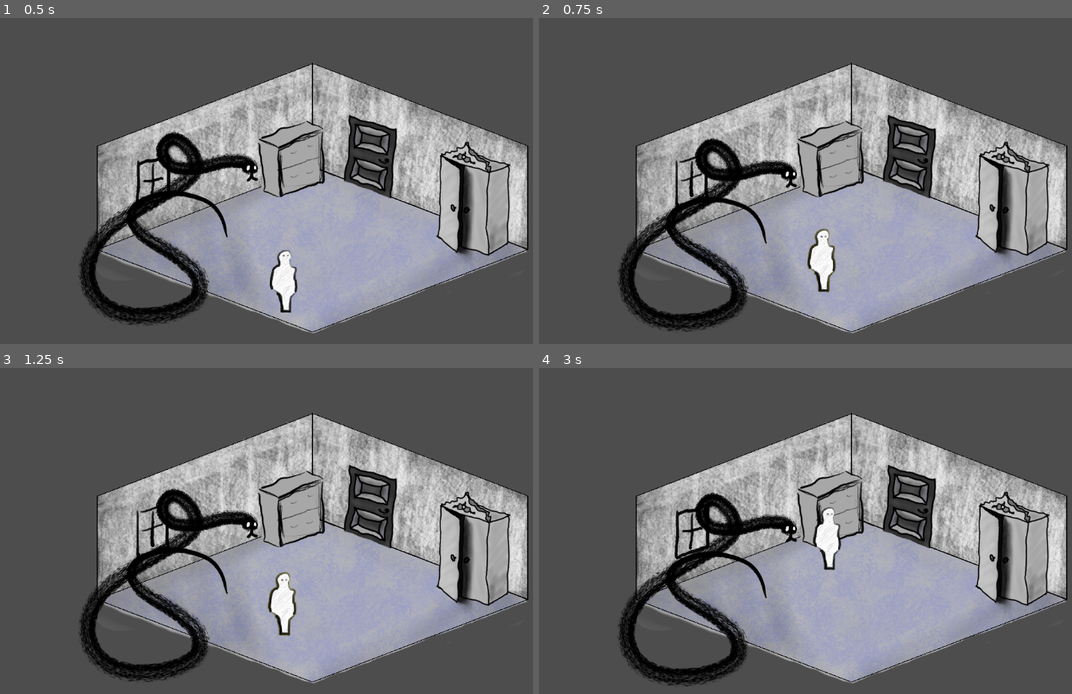
Above: before the commit, frames 1-4 (two rows, left to right).
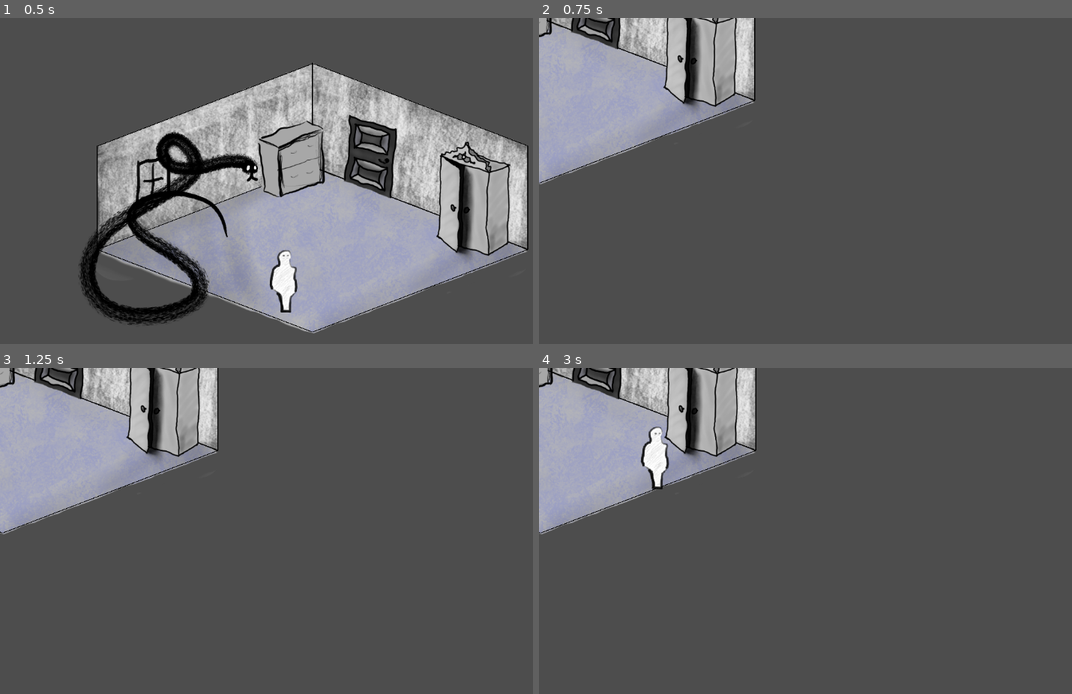
Above: after the commit, the same moments.

Repository: AndreasBurbach/GGJ_MyMask
Game: Godot game, scene res://test_room.tscn
Two runs of this game, one before a commit and one after it. Both use one fixed random seed, a clock stepped at 60 frames per second and the inputs below. This scene is started directly instead of the project's main scene.
Inputs (mouse positions are in pixels of both pictures, inside the frame that each line leads up to):
- Up to frame 1 (0.5 s): no input
- Up to frame 2 (0.75 s): move the mouse to (821, 282) at 0.52 s; press the mouse at (821, 282) at 0.53 s
- Up to frame 3 (1.25 s): no input
- Up to frame 4 (3 s): move the mouse to (1018, 586) at 1.27 s; release the mouse at (1018, 586) at 1.28 s; click (1018, 586) at 1.35 s; move the mouse to (656, 485) at 2.02 s; press the mouse at (656, 485) at 2.03 s; move the mouse to (869, 537) at 2.77 s; release the mouse at (869, 537) at 2.78 s; click (869, 537) at 2.85 s

Frame 1 is identical in both runs. In frame 2, 62% of the frame differs, in the area x 0-100%, y 0-97%; in frame 3, 62%; in frame 4, 62%.

Commit message:
fix cover

Diff:
--- a/main.tscn
+++ b/main.tscn
@@ -109,181 +109,181 @@
 shader_parameter/line_color = Color(0.57388204, 0.50448245, 0.0085459035, 1)
 shader_parameter/line_thickness = 0.0
 
-[node name="Main" type="Node" unique_id=2003212805]
+[node name="Main" type="Node"]
 script = ExtResource("1_ig7tw")
 
-[node name="BackgroundLayer" type="CanvasLayer" parent="." unique_id=750911066]
+[node name="BackgroundLayer" type="CanvasLayer" parent="."]
 layer = -1
 
-[node name="Floor" type="Sprite2D" parent="BackgroundLayer" unique_id=1892335957]
+[node name="Floor" type="Sprite2D" parent="BackgroundLayer"]
 position = Vector2(576, 335)
 texture = ExtResource("12_w48qg")
 
-[node name="Walls" type="Sprite2D" parent="BackgroundLayer" unique_id=909982410]
+[node name="Walls" type="Sprite2D" parent="BackgroundLayer"]
 position = Vector2(577, 336)
 texture = ExtResource("13_vivmo")
 
-[node name="Bed" type="Sprite2D" parent="BackgroundLayer" unique_id=319653267]
+[node name="Room" parent="BackgroundLayer" instance=ExtResource("16_2cqfq")]
+position = Vector2(576, 256)
+scale = Vector2(0.8, 0.8)
+
+[node name="Bed" type="Sprite2D" parent="BackgroundLayer"]
 position = Vector2(600, 330)
 texture = ExtResource("14_2cqfq")
 
-[node name="StaticBody2D" type="StaticBody2D" parent="BackgroundLayer/Bed" unique_id=1781382964]
-
-[node name="CollisionPolygon2D" type="CollisionPolygon2D" parent="BackgroundLayer/Bed/StaticBody2D" unique_id=608303639]
+[node name="StaticBody2D" type="StaticBody2D" parent="BackgroundLayer/Bed"]
+
+[node name="CollisionPolygon2D" type="CollisionPolygon2D" parent="BackgroundLayer/Bed/StaticBody2D"]
 polygon = PackedVector2Array(-286, 207, -162, 154, -168, 42, -228, 42, -263, 63, -329, 49, -375, 17, -389, -45, -520, -9, -518, 115)
 
-[node name="Room" parent="." unique_id=1847015269 instance=ExtResource("16_2cqfq")]
-position = Vector2(576, 256)
-scale = Vector2(0.8, 0.8)
-
-[node name="ItemContainer" type="Node2D" parent="." unique_id=438334925]
+[node name="ItemContainer" type="Node2D" parent="."]
 position = Vector2(-64, -33)
 
-[node name="Placeholder" parent="ItemContainer" unique_id=869069577 instance=ExtResource("2_0xm2m")]
-visible = false
-
-[node name="CollisionShape2D" parent="ItemContainer/Placeholder" index="0" unique_id=1035127510]
+[node name="Placeholder" parent="ItemContainer" instance=ExtResource("2_0xm2m")]
+visible = false
+
+[node name="CollisionShape2D" parent="ItemContainer/Placeholder" index="0"]
 shape = SubResource("RectangleShape2D_074og")
 
-[node name="Sprite2D" parent="ItemContainer/Placeholder" index="1" unique_id=389929912]
+[node name="Sprite2D" parent="ItemContainer/Placeholder" index="1"]
 material = SubResource("ShaderMaterial_cegan")
 
-[node name="Placeholder2" parent="ItemContainer" unique_id=1451848162 instance=ExtResource("2_0xm2m")]
+[node name="Placeholder2" parent="ItemContainer" instance=ExtResource("2_0xm2m")]
 visible = false
 position = Vector2(568, 296)
 
-[node name="CollisionShape2D" parent="ItemContainer/Placeholder2" index="0" unique_id=1035127510]
+[node name="CollisionShape2D" parent="ItemContainer/Placeholder2" index="0"]
 position = Vector2(0, 0)
 shape = SubResource("RectangleShape2D_82xsv")
 
-[node name="Sprite2D" parent="ItemContainer/Placeholder2" index="1" unique_id=389929912]
+[node name="Sprite2D" parent="ItemContainer/Placeholder2" index="1"]
 material = SubResource("ShaderMaterial_getpj")
 texture = ExtResource("4_1bvp3")
 
-[node name="Placeholder3" parent="ItemContainer" unique_id=704703587 instance=ExtResource("2_0xm2m")]
+[node name="Placeholder3" parent="ItemContainer" instance=ExtResource("2_0xm2m")]
 visible = false
 position = Vector2(504, 432)
 
-[node name="CollisionShape2D" parent="ItemContainer/Placeholder3" index="0" unique_id=1035127510]
+[node name="CollisionShape2D" parent="ItemContainer/Placeholder3" index="0"]
 shape = SubResource("RectangleShape2D_ryguw")
 
-[node name="Sprite2D" parent="ItemContainer/Placeholder3" index="1" unique_id=389929912]
+[node name="Sprite2D" parent="ItemContainer/Placeholder3" index="1"]
 material = SubResource("ShaderMaterial_d13ii")
 
-[node name="Pillow" parent="ItemContainer" unique_id=625485689 instance=ExtResource("2_0xm2m")]
+[node name="Pillow" parent="ItemContainer" instance=ExtResource("2_0xm2m")]
 position = Vector2(664, 369)
 x_offset = 64.26
 y_offset = 35.925
 trust_collision = true
 
-[node name="CollisionShape2D" parent="ItemContainer/Pillow" index="0" unique_id=1035127510]
+[node name="CollisionShape2D" parent="ItemContainer/Pillow" index="0"]
 position = Vector2(-425.30124, 23.679375)
 rotation = -0.48869225
 scale = Vector2(0.9999999, 1)
 skew = -0.42760575
 shape = SubResource("RectangleShape2D_1u8w0")
 
-[node name="Sprite2D" parent="ItemContainer/Pillow" index="1" unique_id=389929912]
+[node name="Sprite2D" parent="ItemContainer/Pillow" index="1"]
 material = SubResource("ShaderMaterial_0odxb")
 texture = ExtResource("5_kek77")
 
-[node name="Blanket" parent="ItemContainer" unique_id=1454775577 instance=ExtResource("2_0xm2m")]
+[node name="Blanket" parent="ItemContainer" instance=ExtResource("2_0xm2m")]
 position = Vector2(664, 369)
 x_offset = 63.205
 y_offset = 34.21
 trust_collision = true
 
-[node name="CollisionShape2D" parent="ItemContainer/Blanket" index="0" unique_id=1035127510]
+[node name="CollisionShape2D" parent="ItemContainer/Blanket" index="0"]
 position = Vector2(-339.69684, 74.93981)
 rotation = 0.25936875
 skew = 0.57770383
 shape = SubResource("RectangleShape2D_lswn8")
 
-[node name="Sprite2D" parent="ItemContainer/Blanket" index="1" unique_id=389929912]
+[node name="Sprite2D" parent="ItemContainer/Blanket" index="1"]
 material = SubResource("ShaderMaterial_a6jrf")
 position = Vector2(0, -2)
 texture = ExtResource("6_4c57u")
 
-[node name="Wardrobe" parent="ItemContainer" unique_id=1685242702 instance=ExtResource("2_0xm2m")]
+[node name="Wardrobe" parent="ItemContainer" instance=ExtResource("2_0xm2m")]
 position = Vector2(608, 360)
 x_offset = 91.51
 y_offset = 125.15
 trust_collision = true
 
-[node name="CollisionShape2D" parent="ItemContainer/Wardrobe" index="0" unique_id=1035127510]
+[node name="CollisionShape2D" parent="ItemContainer/Wardrobe" index="0"]
 position = Vector2(364.25, -8)
 shape = SubResource("RectangleShape2D_xuqvo")
 
-[node name="Sprite2D" parent="ItemContainer/Wardrobe" index="1" unique_id=389929912]
+[node name="Sprite2D" parent="ItemContainer/Wardrobe" index="1"]
 material = SubResource("ShaderMaterial_qsp4k")
 texture = ExtResource("7_4c57u")
 
-[node name="StaticBody2D" type="StaticBody2D" parent="ItemContainer/Wardrobe" unique_id=963225054]
-
-[node name="CollisionPolygon2D" type="CollisionPolygon2D" parent="ItemContainer/Wardrobe/StaticBody2D" unique_id=1421318212]
+[node name="StaticBody2D" type="StaticBody2D" parent="ItemContainer/Wardrobe"]
+
+[node name="CollisionPolygon2D" type="CollisionPolygon2D" parent="ItemContainer/Wardrobe/StaticBody2D"]
 polygon = PackedVector2Array(274, 72, 320, 112, 329, 103, 392, 118, 443, 91, 447, -98, 370, -121, 345, -150, 282, -119)
 
-[node name="Lamp" parent="ItemContainer" unique_id=840691478 instance=ExtResource("2_0xm2m")]
+[node name="Lamp" parent="ItemContainer" instance=ExtResource("2_0xm2m")]
 position = Vector2(600, 353)
 x_offset = 35.92
 y_offset = 19.92
 trust_collision = true
 
-[node name="CollisionShape2D" parent="ItemContainer/Lamp" index="0" unique_id=1035127510]
+[node name="CollisionShape2D" parent="ItemContainer/Lamp" index="0"]
 position = Vector2(172.96759, -196.30771)
 shape = SubResource("RectangleShape2D_kq58d")
 
-[node name="Sprite2D" parent="ItemContainer/Lamp" index="1" unique_id=389929912]
+[node name="Sprite2D" parent="ItemContainer/Lamp" index="1"]
 material = SubResource("ShaderMaterial_seu75")
 texture = ExtResource("8_efxa6")
 
-[node name="Door" parent="ItemContainer" unique_id=727148750 instance=ExtResource("2_0xm2m")]
+[node name="Door" parent="ItemContainer" instance=ExtResource("2_0xm2m")]
 position = Vector2(592, 353)
 x_offset = 59.73
 y_offset = 108.29
 trust_collision = true
 
-[node name="CollisionShape2D" parent="ItemContainer/Door" index="0" unique_id=1035127510]
+[node name="CollisionShape2D" parent="ItemContainer/Door" index="0"]
 position = Vector2(162.51593, -98.254745)
 rotation = 1.6528268
 skew = 0.20594883
 shape = SubResource("RectangleShape2D_htxhm")
 
-[node name="Sprite2D" parent="ItemContainer/Door" index="1" unique_id=389929912]
+[node name="Sprite2D" parent="ItemContainer/Door" index="1"]
 material = SubResource("ShaderMaterial_jq2sk")
 texture = ExtResource("12_vivmo")
 
-[node name="WindowGlas" parent="ItemContainer" unique_id=1082709196 instance=ExtResource("2_0xm2m")]
+[node name="WindowGlas" parent="ItemContainer" instance=ExtResource("2_0xm2m")]
 position = Vector2(352, 265)
 x_offset = -3.29
 y_offset = -23.23
 
-[node name="CollisionShape2D" parent="ItemContainer/WindowGlas" index="0" unique_id=1035127510]
+[node name="CollisionShape2D" parent="ItemContainer/WindowGlas" index="0"]
 position = Vector2(-7.6293945e-06, 1.0000019)
 rotation = 1.569051
 scale = Vector2(0.9999999, 1)
 skew = -0.37175536
 shape = SubResource("RectangleShape2D_4k2k6")
 
-[node name="Sprite2D" parent="ItemContainer/WindowGlas" index="1" unique_id=389929912]
+[node name="Sprite2D" parent="ItemContainer/WindowGlas" index="1"]
 material = SubResource("ShaderMaterial_0rl1p")
 texture = ExtResource("13_2cqfq")
 
-[node name="Person" parent="." unique_id=2064254714 instance=ExtResource("15_vivmo")]
+[node name="Person" parent="." instance=ExtResource("15_vivmo")]
 position = Vector2(676, 448)
 
-[node name="CourserLayer" type="CanvasLayer" parent="." unique_id=255875038]
-
-[node name="CourserObj" type="Sprite2D" parent="CourserLayer" unique_id=361798530]
+[node name="CourserLayer" type="CanvasLayer" parent="."]
+
+[node name="CourserObj" type="Sprite2D" parent="CourserLayer"]
 texture = ExtResource("3_h2yge")
 
-[node name="CusceneLayer" type="CanvasLayer" parent="." unique_id=1992803865]
-visible = false
-
-[node name="Fade" parent="CusceneLayer" unique_id=1018160165 instance=ExtResource("6_7mycd")]
+[node name="CusceneLayer" type="CanvasLayer" parent="."]
+visible = false
+
+[node name="Fade" parent="CusceneLayer" instance=ExtResource("6_7mycd")]
 in_time = 0.0
 
-[node name="TextBubble" parent="CusceneLayer" unique_id=1119391613 instance=ExtResource("7_272bh")]
+[node name="TextBubble" parent="CusceneLayer" instance=ExtResource("7_272bh")]
 position = Vector2(824, 135)
 default = "Hello"
 
--- a/person.tscn
+++ b/person.tscn
@@ -87,7 +87,6 @@
 position = Vector2(1, -56)
 
 [node name="Walk" type="AnimationPlayer" parent="." unique_id=471859376]
-root_node = NodePath("")
 libraries/ = SubResource("AnimationLibrary_aoiax")
 speed_scale = 12.0
 
--- a/project.godot
+++ b/project.godot
@@ -8,11 +8,15 @@
 
 config_version=5
 
+[animation]
+
+compatibility/default_parent_skeleton_in_mesh_instance_3d=true
+
 [application]
 
 config/name="Mask"
 run/main_scene="uid://brc7tkecr8s0i"
-config/features=PackedStringArray("4.5", "GL Compatibility")
+config/features=PackedStringArray("4.6", "GL Compatibility")
 config/icon="res://icon.svg"
 
 [input]
Binary file changed: assets/items/room-pics/cover.png
Not shown: 2 places in main.tscn that only renumber resources
Not shown: 2 places in person.tscn that only renumber resources
